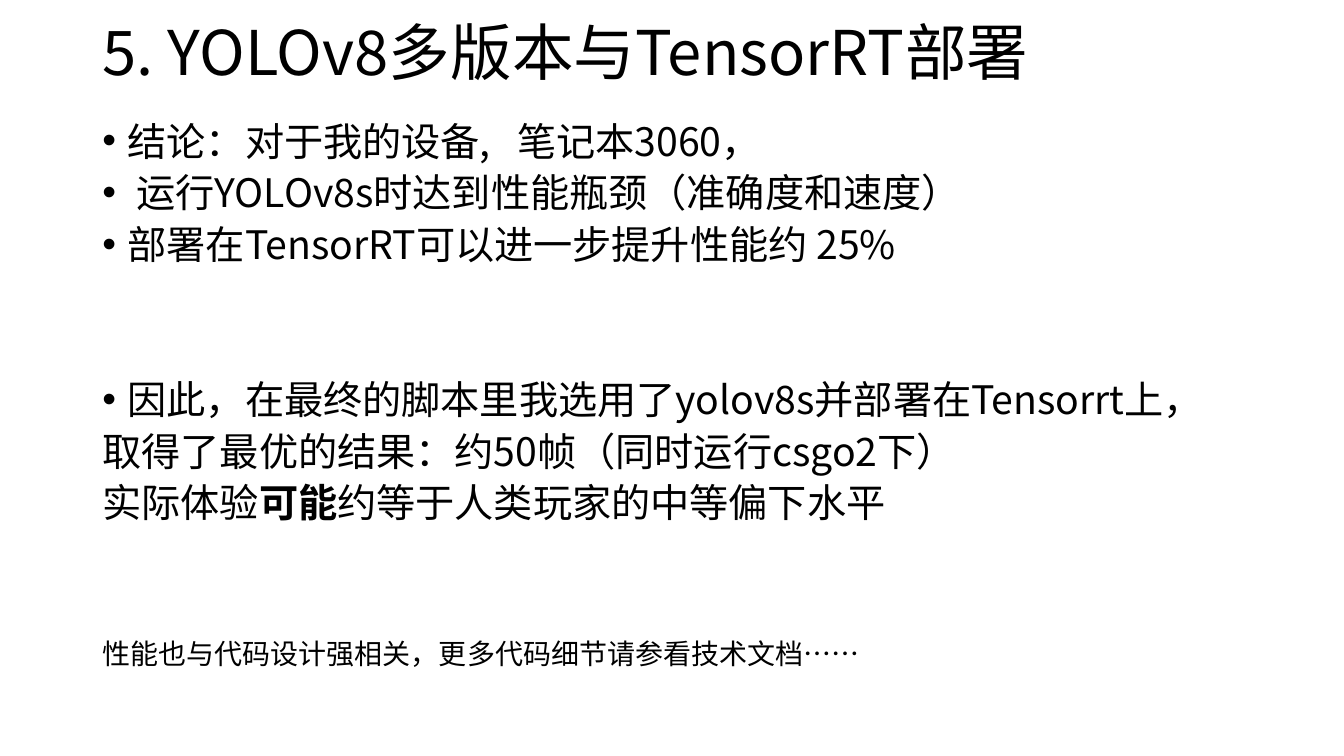
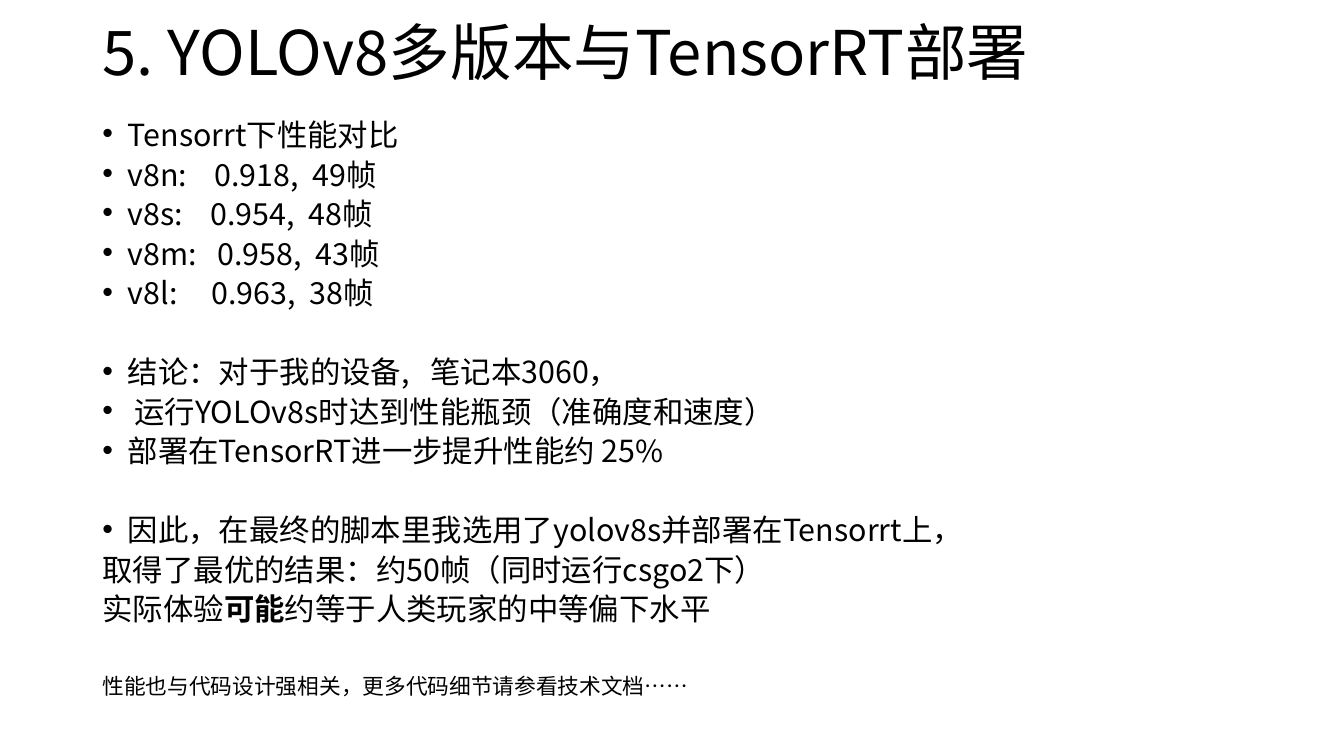
Before and after one commit to limboy058/aimbot_csgo2, a slide deck: slide 12 of pre.pptx. Drawn at 1344x756 pixels with LibreOffice and Linux fonts; fonts in the diff are those of the drawing. Boxes give left, top, right and bottom in pixels: in the first picture for what was removed or moved away, otherwise in the second. Text is boxed around its words. In the diff, an @@ line names an element or a change of style, - is before the commit and + after.

```diff
--- a/pre.pptx
+++ b/pre.pptx
@@ text at <box>128,120,399,310</box>: paragraphs added @@
+• Tensorrt下性能对比
+• v8n: 0.918, 49帧
+• v8s: 0.954, 48帧
+• v8m: 0.958, 43帧
+• v8l: 0.963, 38帧
@@ text at <box>102,357,963,696</box>: size 28 to 21.7 pt in "结论：对于我的设备, 笔记本3060，", "运行YOLOv8s时达到性能瓶颈（准确度和速度）", "因此，在最终的脚本里我选用了yolov8s并部署在Tensorrt上，", "取得了最优的结果：约50帧（同时运行csgo2下）" and 1 more places; size 20 to 15.5 pt in "性能也与代码设计强相关，更多代码细节请参看技术文档……"; line spacing 0.8 to 0.7 @@
@@ text at <box>128,436,664,465</box>: text changed; size 28 to 21.7 pt @@
-• 部署在TensorRT可以进一步提升性能约 25%
+• 部署在TensorRT进一步提升性能约 25%
```
Also in this commit, not shown: 2 other slides changed, 43 other files.
